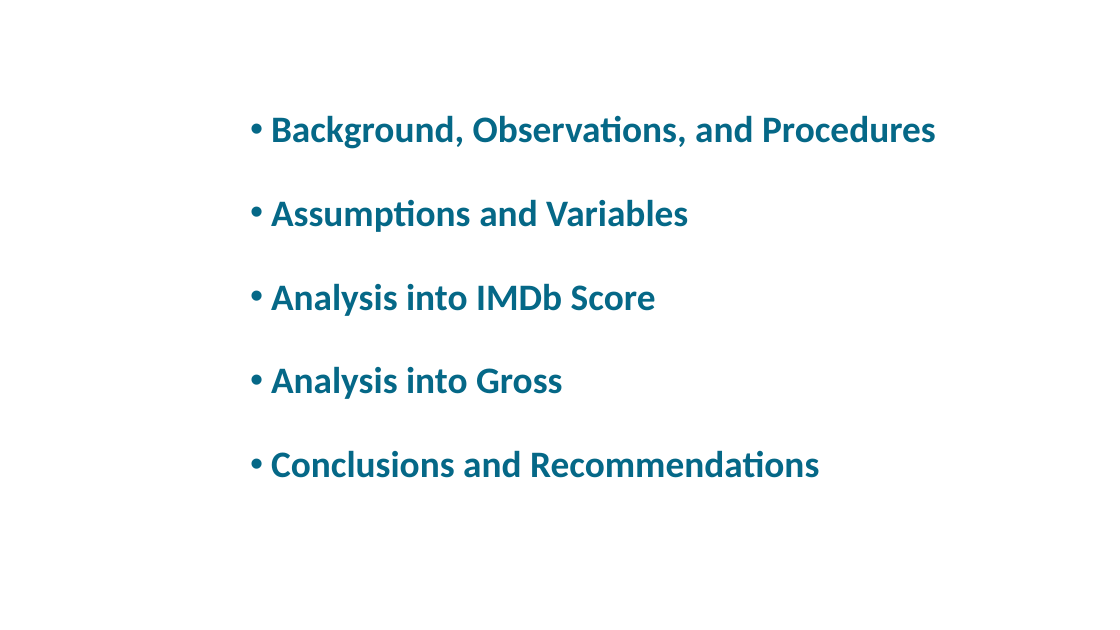
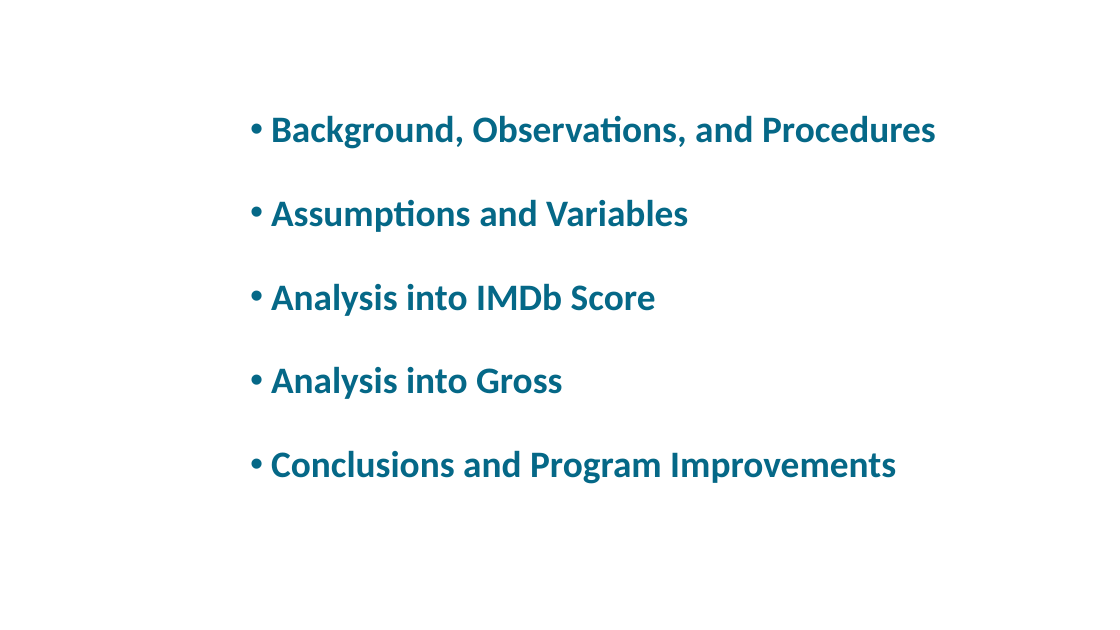
Before and after one commit to libbyYOU/IMDb-5000-movie-project, a slide deck: slide 2 of DSO-530 Final Project.pptx. Drawn at 1120x630 pixels with LibreOffice and Linux fonts; fonts in the diff are those of the drawing; background and template pictures are left out. Boxes give left, top, right and bottom in pixels: in the first picture for what was removed or moved away, otherwise in the second. Text is boxed around its words. In the diff, an @@ line names an element or a change of style, - is before the commit and + after.

```diff
--- a/DSO-530 Final Project.pptx
+++ b/DSO-530 Final Project.pptx
@@ text at [271,450,896,484]: text changed @@
-• Conclusions and Recommendations
+• Conclusions and Program Improvements
```
Also in this commit, not shown: 2 other slides changed.
